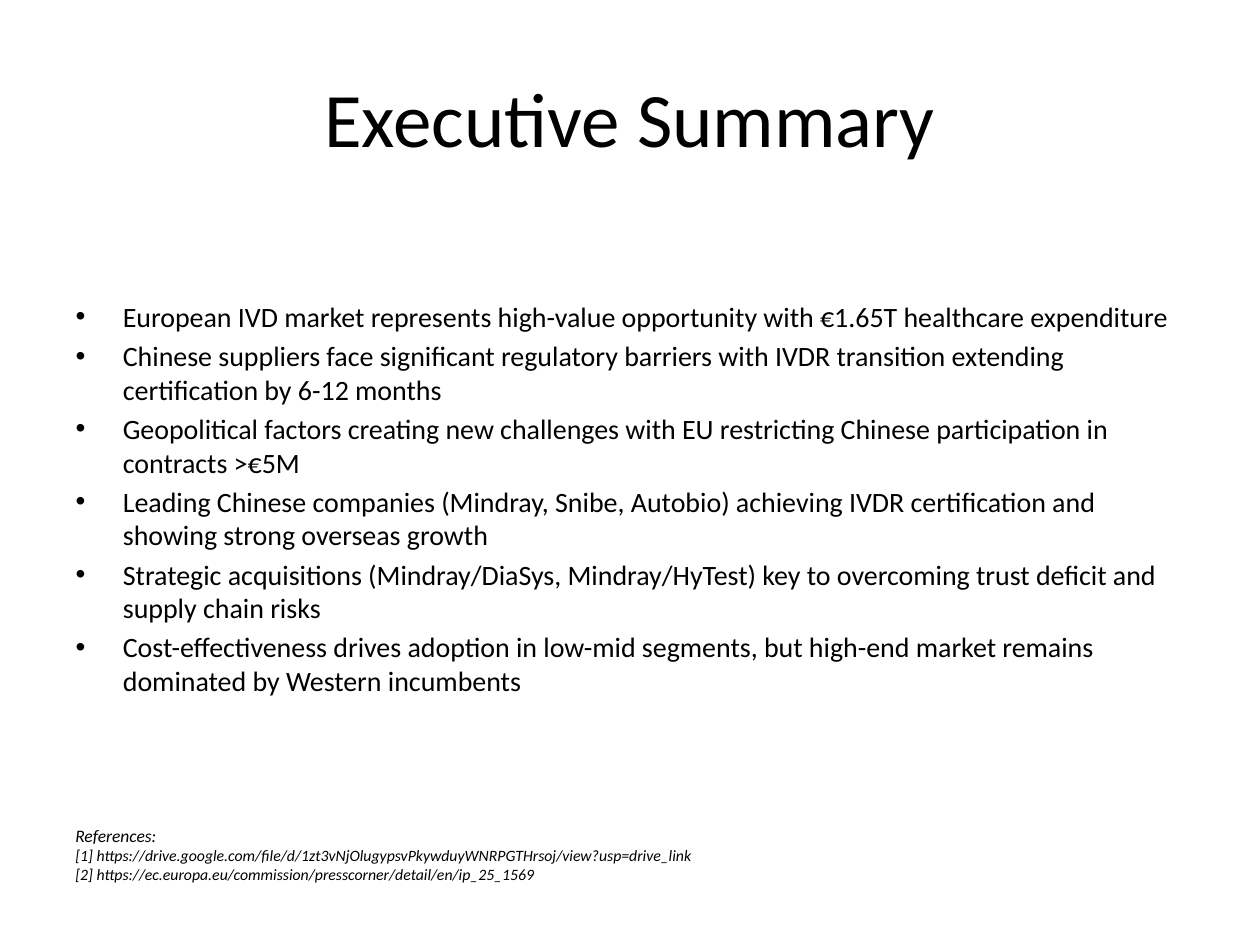
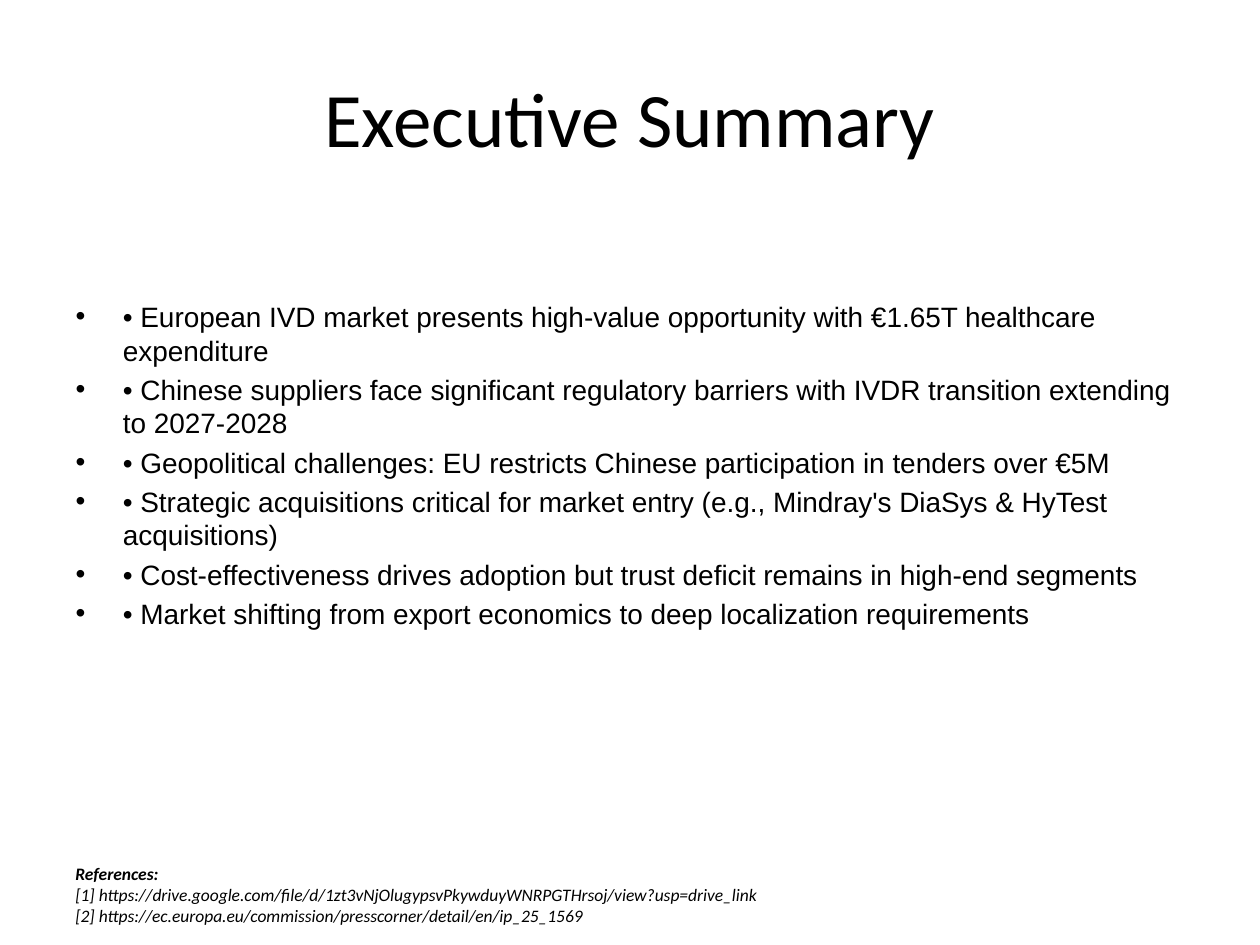
Before and after one commit to mariswarycharan/Desk_Research_Automation, a slide deck: slide 2 of ppts/european_ivd_market_analysis.pptx. Drawn at 1260x945 pixels with LibreOffice and Linux fonts; fonts in the diff are those of the drawing. Boxes give left, top, right and bottom in pixels: in the first picture for what was removed or moved away, otherwise in the second. Text is boxed around its words. In the diff, an @@ line names an element or a change of style, - is before the commit and + after.

```diff
--- a/ppts/european_ivd_market_analysis.pptx
+++ b/ppts/european_ivd_market_analysis.pptx
@@ text at (123, 306, 1170, 629): text changed; font Calibri to Arial @@
-• European IVD market represents high-value opportunity with €1.65T healthcare expenditure
-• Chinese suppliers face significant regulatory barriers with IVDR transition extending certification by 6-12 months
-• Geopolitical factors creating new challenges with EU restricting Chinese participation in contracts >€5M
-• Leading Chinese companies (Mindray, Snibe, Autobio) achieving IVDR certification and showing strong overseas growth
-• Strategic acquisitions (Mindray/DiaSys, Mindray/HyTest) key to overcoming trust deficit and supply chain risks
-• Cost-effectiveness drives adoption in low-mid segments, but high-end market remains dominated by Western incumbents
+• • European IVD market presents high-value opportunity with €1.65T healthcare expenditure
+• • Chinese suppliers face significant regulatory barriers with IVDR transition extending to 2027-2028
+• • Geopolitical challenges: EU restricts Chinese participation in tenders over €5M
+• • Strategic acquisitions critical for market entry (e.g., Mindray's DiaSys & HyTest acquisitions)
+• • Cost-effectiveness drives adoption but trust deficit remains in high-end segments
+• • Market shifting from export economics to deep localization requirements
@@ text "References:" at (75, 868, 757, 925): bold on in "References:"; size 9 to 10 pt @@
```
Also in this commit, not shown: 8 other slides changed, 6 slides added, 6 slides removed, 10 other files.
